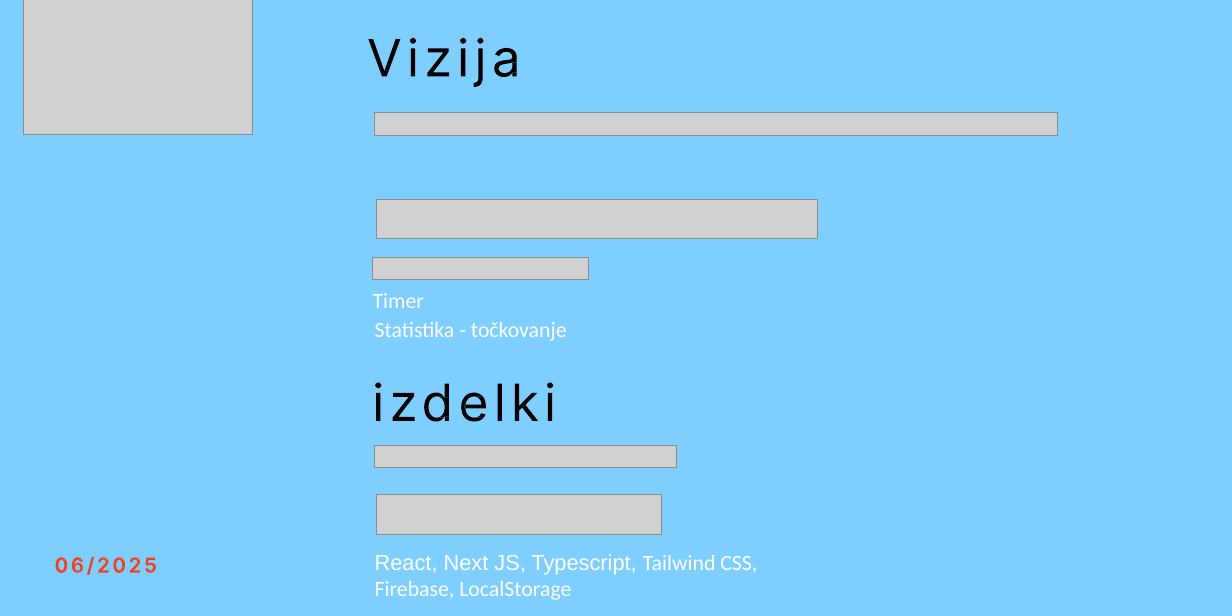
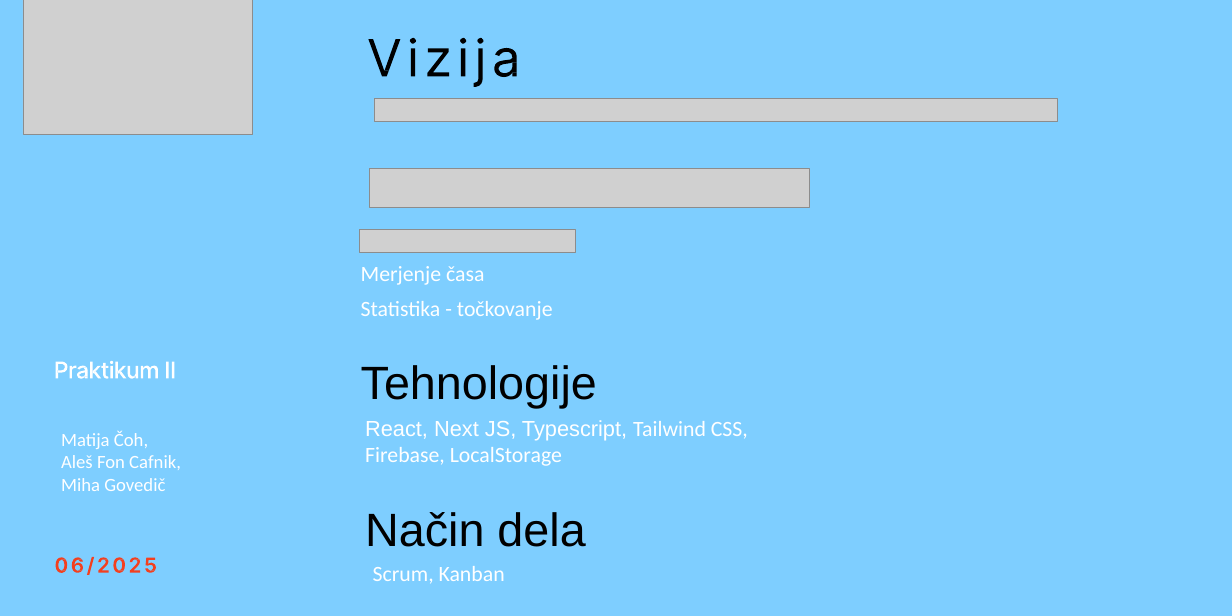
Before and after one commit to Praktikum-II-IZUM/izum-gamification, a slide deck: slide 1 of _PROMOCIJA/Predstavitev/Predstavitev.pptx (slide 2 before the commit). Drawn at 1232x616 pixels with LibreOffice and Linux fonts; fonts in the diff are those of the drawing; grey boxes stand for pictures; background and template pictures are left out. Boxes give left, top, right and bottom in pixels: in the first picture for what was removed or moved away, otherwise in the second. Text is boxed around its words. In the diff, an @@ line names an element or a change of style, - is before the commit and + after.

```diff
--- a/_PROMOCIJA/Predstavitev/Predstavitev.pptx
+++ b/_PROMOCIJA/Predstavitev/Predstavitev.pptx
@@ picture: place and size @@
-picture at bbox=[374, 113, 1057, 136]
+picture at bbox=[374, 98, 1057, 121]
@@ picture: place and size @@
-picture at bbox=[376, 199, 817, 238]
+picture at bbox=[369, 169, 810, 208]
@@ picture: place and size @@
-picture at bbox=[373, 257, 588, 280]
+picture at bbox=[360, 230, 575, 252]
@@ text at bbox=[361, 266, 484, 285]: text changed @@
-Timer
+Merjenje časa
@@ text "Statistika - točkovanje": place and size @@
-text "Statistika - točkovanje" at bbox=[375, 322, 567, 341]
+text "Statistika - točkovanje" at bbox=[361, 301, 553, 320]
@@ freeform shape added at bbox=[55, 361, 174, 379], fill #FFFFFF @@
@@ text added at bbox=[361, 365, 597, 408], 60 pt, text #000000 @@
+Tehnologije
@@ freeform shape removed at bbox=[375, 382, 554, 421] @@
@@ text "React, Next JS, Typescript, Tailwind ...": place and size @@
-text "React, Next JS, Typescript, Tailwind ..." at bbox=[375, 554, 757, 600]
+text "React, Next JS, Typescript, Tailwind ..." at bbox=[365, 420, 748, 466]
@@ text added at bbox=[61, 431, 181, 491], 24 pt, text #FFFFFF @@
+Matija Čoh,
+Aleš Fon Cafnik,
+Miha Govedič
@@ picture removed at bbox=[374, 445, 676, 467] @@
@@ picture removed at bbox=[376, 495, 661, 534] @@
@@ text added at bbox=[365, 512, 585, 547], 60 pt, text #000000 @@
+Način dela
@@ text added at bbox=[373, 566, 505, 584], 28 pt, text #FFFFFF @@
+Scrum, Kanban
```
Also in this commit, not shown: 1 slide removed.
